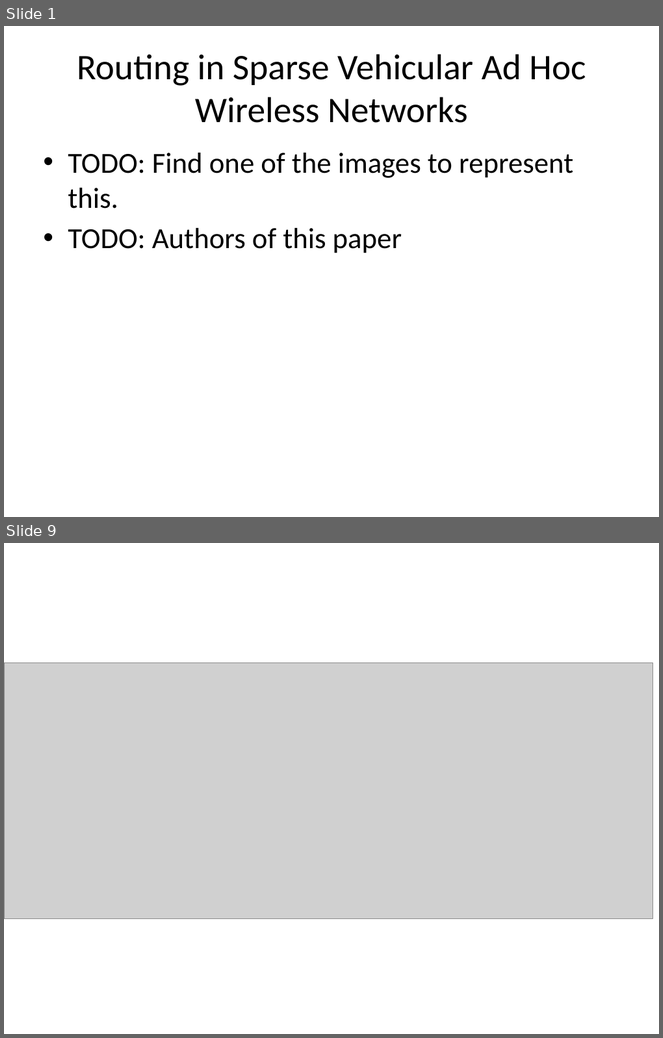
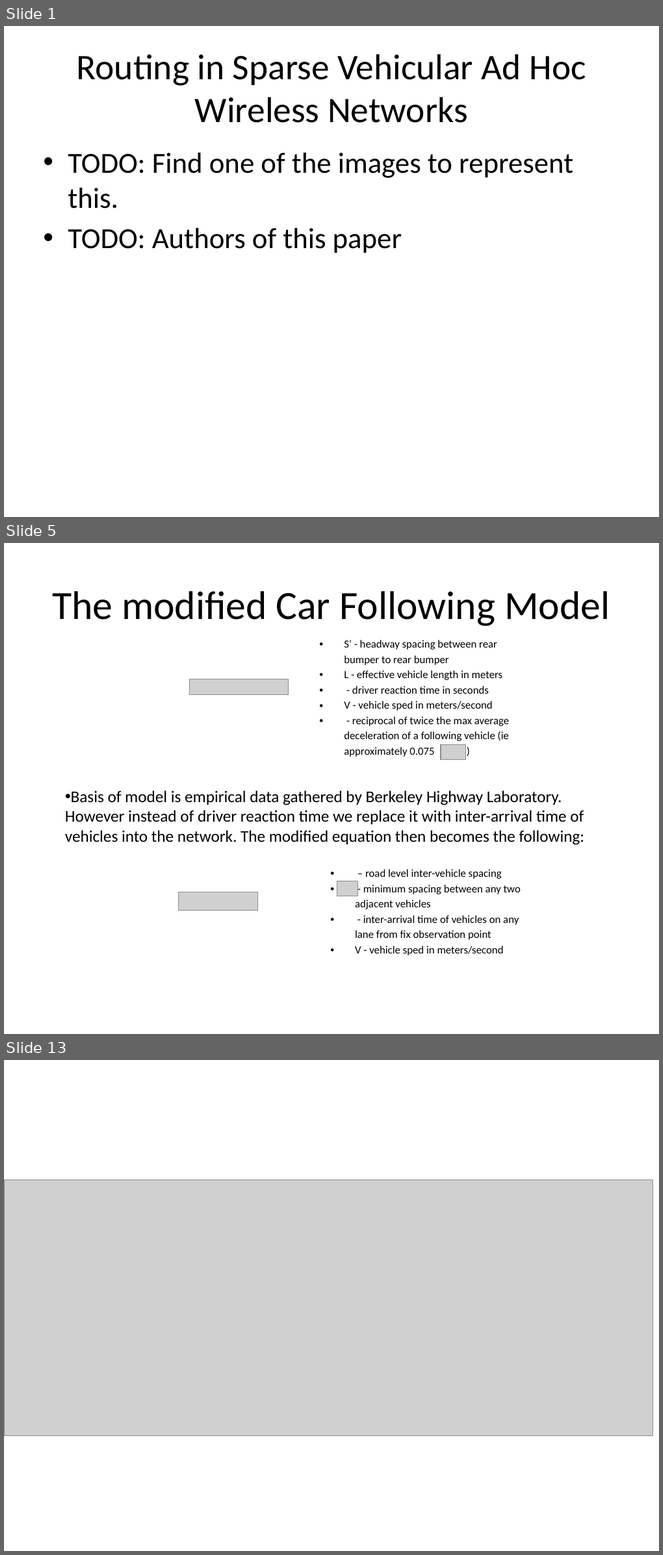
Before and after one commit to f33losopher/EEMaster_VANET, a slide deck: VANET_Felix.pptx. Shown one above the other, each under a label of ours: slides 1 and 9 before the commit, slides 1, 5 and 13 after it; the slides between them are not shown. The pictures are 663x1038 and 663x1555 pixels, drawn with LibreOffice and Linux fonts; fonts in the diff are those of the drawing; grey boxes stand for pictures; background and template pictures are left out. Boxes give left, top, right and bottom in pixels: in the first picture for what was removed or moved away, otherwise in the second. Text is boxed around its words. In the diff, an @@ line names an element or a change of style, - is before the commit and + after.

Commit message:
Work up to impact of market penetration Added stuff to power point up to K-S Test

```diff
--- a/VANET_Felix.pptx
+++ b/VANET_Felix.pptx
@@ slide 5 added at box(4, 543, 659, 1034), background #FFFFFF @@
@@ title added at box(52, 591, 610, 626), 44 pt, text #000000 @@
+The modified Car Following Model
@@ table added at box(97, 636, 533, 759), 1 rows, 2 columns @@
+ | S’ - headway spacing between rear bumper to rear bumper / L - effective vehicle length in meters / - driver reaction time in seconds / V - vehicle sped in meters/second / - reciprocal of twice the max average deceleration of a following vehicle (ie approximately 0.075 )
@@ picture added at box(189, 679, 288, 694) @@
@@ picture added at box(441, 745, 467, 760) @@
@@ text added at box(65, 791, 585, 845), 18 pt, text #000000 @@
+• Basis of model is empirical data gathered by Berkeley Highway Laboratory. However instead of driver reaction time we replace it with inter-arrival time of vehicles into the network. The modified equation then becomes the following:
@@ table added at box(107, 865, 544, 958), 1 rows, 2 columns @@
+ | – road level inter-vehicle spacing / - minimum spacing between any two adjacent vehicles / - inter-arrival time of vehicles on any lane from fix observation point / V - vehicle sped in meters/second
@@ picture added at box(179, 892, 258, 910) @@
@@ picture added at box(337, 882, 358, 897) @@
@@ what was slide 9 is now slide 13 @@
```
Also in this commit, not shown: 10 other slides added, 7 slides removed, 2 other files.
